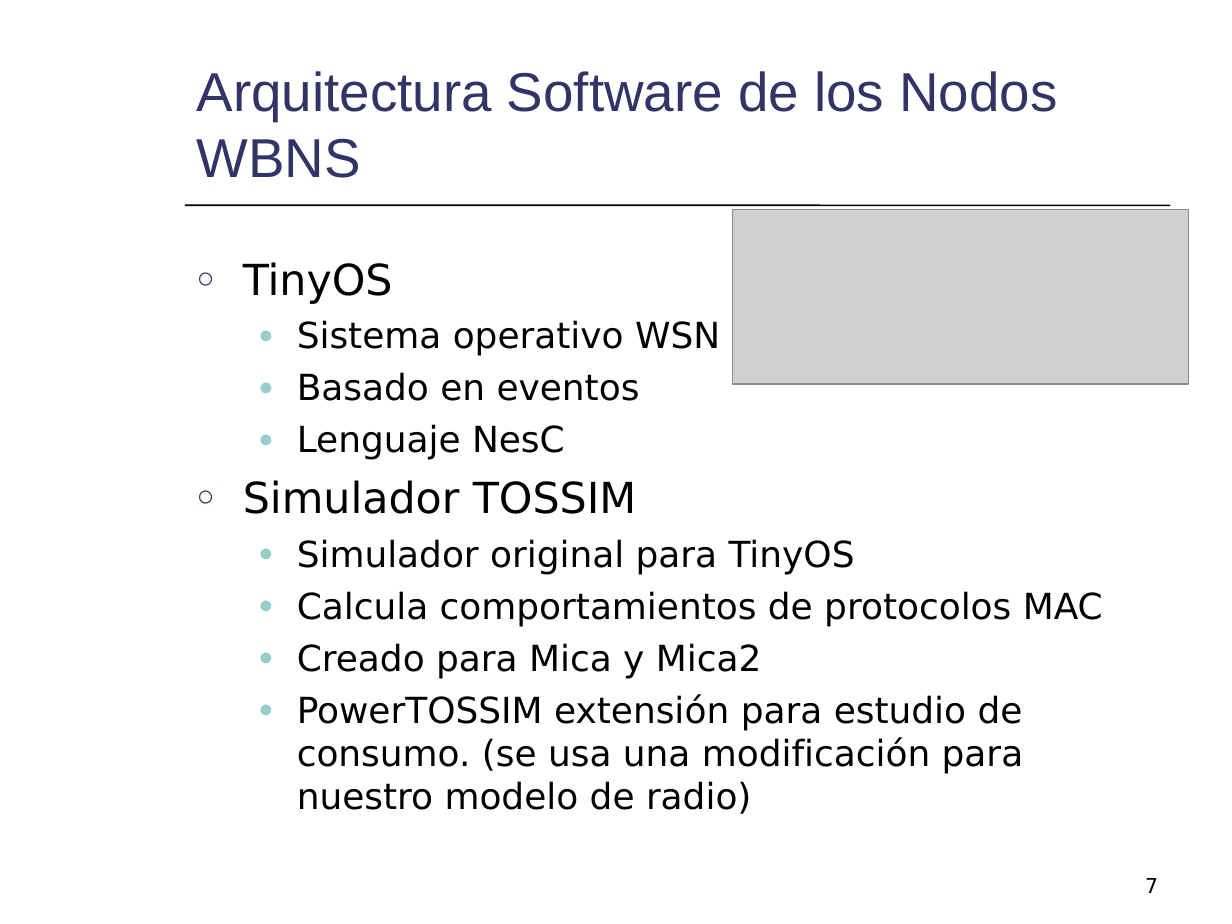
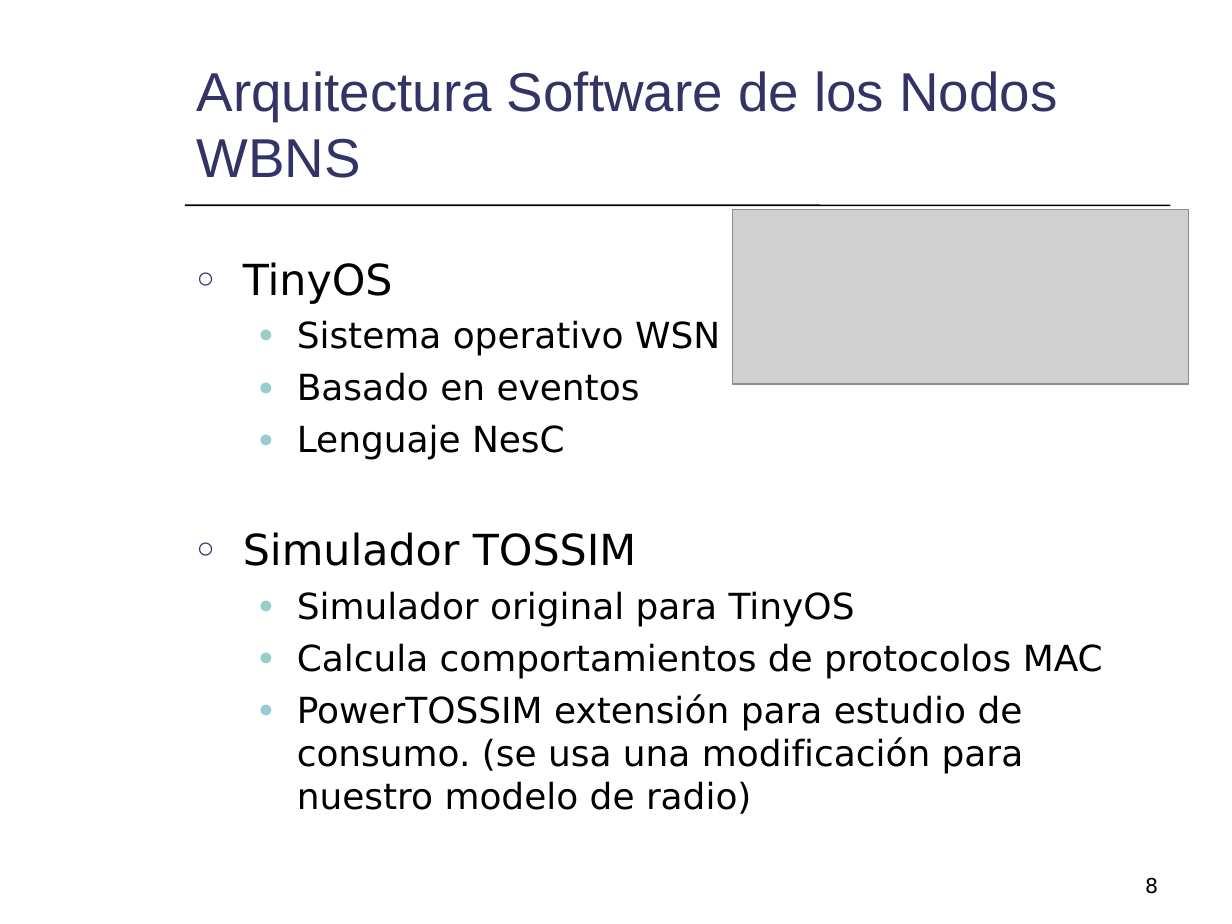
Before and after one commit to mmja/redsensores, a slide deck: slide 8 of Memoria/Consumo.ppt (slide 7 before the commit). Drawn at 1232x924 pixels with LibreOffice and Linux fonts; fonts in the diff are those of the drawing; grey boxes stand for pictures. Boxes give left, top, right and bottom in pixels: in the first picture for what was removed or moved away, otherwise in the second. Text is boxed around its words. In the diff, an @@ line names an element or a change of style, - is before the commit and + after.

```diff
--- a/Memoria/Consumo.ppt
+++ b/Memoria/Consumo.ppt
@@ text at (x1=297, y1=643, x2=762, y2=679): paragraph removed @@
-  ● Creado para Mica y Mica2
@@ page number at (x1=1145, y1=877, x2=1158, y2=894): text changed @@
-7
+8
```
Also in this commit, not shown: 5 other slides changed, 1 slide added.
